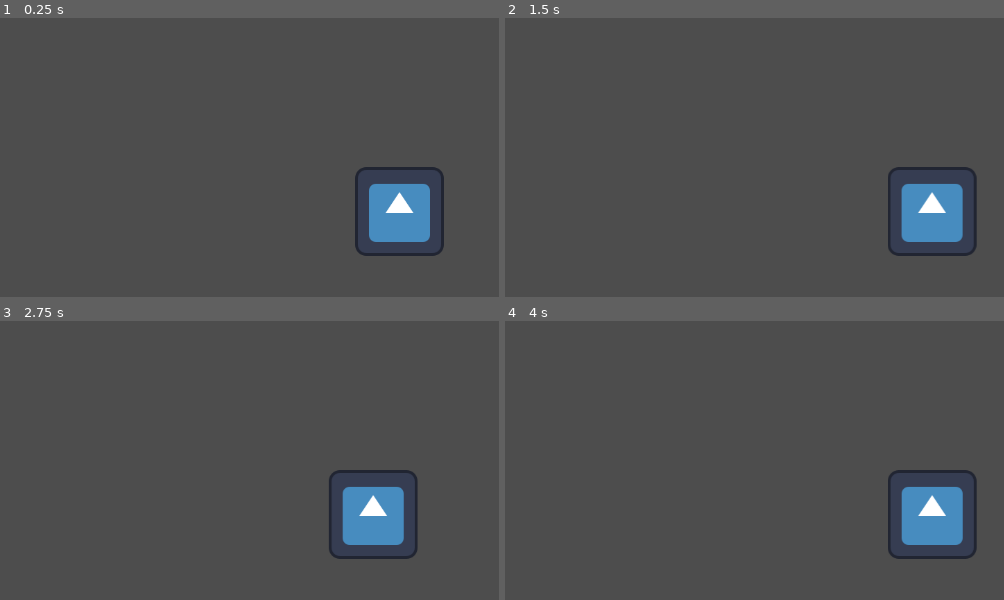
Above: before the commit, frames 1-4 (two rows, left to right).
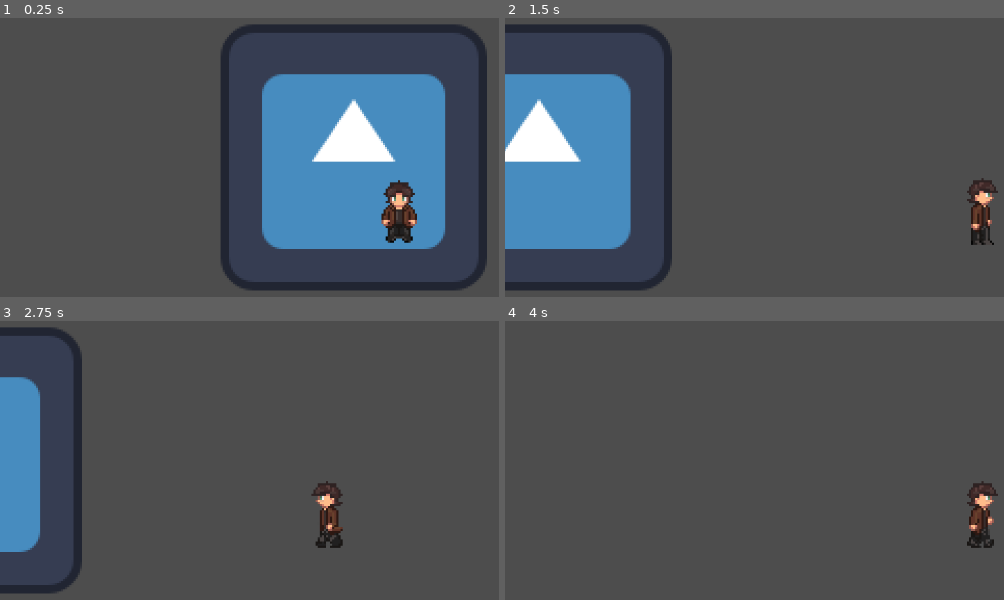
Above: after the commit, the same moments.

Repository: KirillMitjurin/gamejam2025scratch
Game: Godot game, scene res://scenes/player_test.tscn
Same seed, same stepped clock (60 frames per second), same inputs: the game is played once before the commit and once after it. The engine's default icon, where the game draws it, is replaced by a stand-in: a white triangle on a blue panel in a dark square.
Inputs:
- Up to frame 1 (0.25 s): no input
- Up to frame 2 (1.5 s): tap Enter (ui_accept) at 0.5, 0.6, 0.77, 1.07, 1.35 s; hold Right (ui_right) from 0.53 s (still down)
- Up to frame 3 (2.75 s): tap Enter (ui_accept) at 1.52, 1.82, 2.1 s; release Right (ui_right) at 2.03 s; hold Left (ui_left) from 2.03 s (still down)
- Up to frame 4 (4 s): release Left (ui_left) at 2.78 s; hold Right (ui_right) from 2.78 s (still down); tap Enter (ui_accept) at 2.85, 3.02, 3.32, 3.6, 3.77 s

The runs differ from the first frame. In frame 1, 28% of the frame differs, in the area x 44-98%, y 2-98%; in frame 2, 23%; in frame 3, 12%; in frame 4, 4.1%.

Commit message:
MC animations

Diff:
--- a/objects/player/player.gd
+++ b/objects/player/player.gd
@@ -4,37 +4,37 @@
 @export_range(0, 200)var speed = 200.0
 @export var jump_velocity = -400.0
 
-@onready var player_sprite : Sprite2D = $PlayerSprite2D
+@onready var player_sprite : AnimatedSprite2D = $PlayerSprite2D
 
 
-func _process(delta: float) -> void:
+func _physics_process(delta: float) -> void:
 
-	# Handle jump.
-	if Input.is_action_just_pressed("ui_accept") and is_on_floor():
-		velocity.y = jump_velocity
-
-	# Get the input direction and handle the movement/deceleration.
-	# As good practice, you should replace UI actions with custom gameplay actions.
+	#Movement implementation
 	var h_direction := Input.get_axis("ui_left", "ui_right")
 	if h_direction:
 		velocity.x = h_direction * speed
 	else:
 		velocity.x = move_toward(velocity.x, 0, speed)
-
 	var v_direction := Input.get_axis("ui_up", "ui_down")
 	if v_direction:
 		velocity.y = v_direction * speed
 	else:
 		velocity.y = move_toward(velocity.y, 0, speed)
 
-	if velocity.x > 0:
-		player_sprite.flip_h = true
+	# Player ANIMATION
+
+	if velocity.y < 0:
+		player_sprite.play("walking_up")
+	elif velocity.y > 0:
+		player_sprite.play("walking_down")
 	elif velocity.x < 0:
-		player_sprite.flip_h = false
+		player_sprite.play("walking_left")
+	elif velocity.x > 0:
+		player_sprite.play("walking_right")
 
-	#if abs(velocity.x) > 0:
-	#	player_sprite.play("run")
-	#else:
-	#	player_sprite.play("idle")
+
+
+	if velocity.x == 0 and velocity.y == 0:
+		player_sprite.play("idle")
 
 	move_and_slide()
--- a/objects/player/player.tscn
+++ b/objects/player/player.tscn
@@ -1,14 +1,178 @@
-[gd_scene load_steps=3 format=3 uid="uid://vguyrvic8o2k"]
+[gd_scene load_steps=36 format=3 uid="uid://vguyrvic8o2k"]
 
-[ext_resource type="Texture2D" uid="uid://bpt0gayi0r8ov" path="res://art/icon.svg" id="1_cqmt1"]
+[ext_resource type="Texture2D" uid="uid://c0m0lk5u06tcc" path="res://art/MCsprites/straight/1.png" id="1_x5bgp"]
+[ext_resource type="Texture2D" uid="uid://cga76ivhhniyk" path="res://art/MCsprites/straight/2.png" id="2_dthqj"]
+[ext_resource type="Texture2D" uid="uid://xljwmojijmhf" path="res://art/MCsprites/straight/3.png" id="3_xlkbi"]
+[ext_resource type="Texture2D" uid="uid://do2cg5117n5wc" path="res://art/MCsprites/straight/4.png" id="4_l55sg"]
+[ext_resource type="Texture2D" uid="uid://cdgje0dc67gqi" path="res://art/MCsprites/sideL/1.png" id="5_28utn"]
+[ext_resource type="Texture2D" uid="uid://dhye6engnyhcu" path="res://art/MCsprites/sideL/2.png" id="6_yyeqs"]
+[ext_resource type="Texture2D" uid="uid://joe21orbqys8" path="res://art/MCsprites/sideL/3.png" id="7_u8bnf"]
+[ext_resource type="Texture2D" uid="uid://cbrkwylq4f70f" path="res://art/MCsprites/sideL/4.png" id="8_lc6id"]
+[ext_resource type="Texture2D" uid="uid://bm30atcf04w44" path="res://art/MCsprites/sideR/1.png" id="9_tmow5"]
+[ext_resource type="Texture2D" uid="uid://d1u7e2ifj0324" path="res://art/MCsprites/sideR/2.png" id="10_r5k7d"]
+[ext_resource type="Texture2D" uid="uid://hrsfsaj58jmd" path="res://art/MCsprites/sideR/3.png" id="11_y35q5"]
+[ext_resource type="Texture2D" uid="uid://0jubdholpcuq" path="res://art/MCsprites/sideR/4.png" id="12_no36w"]
+[ext_resource type="Texture2D" uid="uid://b8jw8pkkbd2wn" path="res://art/MCsprites/back/1.png" id="13_tk20p"]
+[ext_resource type="Texture2D" uid="uid://fj2vtd50kmir" path="res://art/MCsprites/back/2.png" id="14_1g4tr"]
+[ext_resource type="Texture2D" uid="uid://bo2uadb5hhe66" path="res://art/MCsprites/back/3.png" id="15_ja0yg"]
+[ext_resource type="Texture2D" uid="uid://capvx5vmyl1ti" path="res://art/MCsprites/back/4.png" id="16_3nl4h"]
 
 [sub_resource type="RectangleShape2D" id="RectangleShape2D_fdpfy"]
-size = Vector2(128, 128)
+size = Vector2(18, 30)
+
+[sub_resource type="AtlasTexture" id="AtlasTexture_px1tj"]
+atlas = ExtResource("1_x5bgp")
+region = Rect2(6, 0, 17, 30)
+
+[sub_resource type="AtlasTexture" id="AtlasTexture_82b0h"]
+atlas = ExtResource("1_x5bgp")
+region = Rect2(6, 0, 17, 30)
+
+[sub_resource type="AtlasTexture" id="AtlasTexture_adk3m"]
+atlas = ExtResource("2_dthqj")
+region = Rect2(6, 0, 17, 30)
+
+[sub_resource type="AtlasTexture" id="AtlasTexture_jerem"]
+atlas = ExtResource("3_xlkbi")
+region = Rect2(6, 0, 17, 30)
+
+[sub_resource type="AtlasTexture" id="AtlasTexture_oqafc"]
+atlas = ExtResource("4_l55sg")
+region = Rect2(6, 0, 17, 30)
+
+[sub_resource type="AtlasTexture" id="AtlasTexture_b75n2"]
+atlas = ExtResource("5_28utn")
+region = Rect2(6, 0, 17, 32)
+
+[sub_resource type="AtlasTexture" id="AtlasTexture_h08is"]
+atlas = ExtResource("6_yyeqs")
+region = Rect2(6, 0, 17, 32)
+
+[sub_resource type="AtlasTexture" id="AtlasTexture_rgkrx"]
+atlas = ExtResource("7_u8bnf")
+region = Rect2(6, 0, 17, 32)
+
+[sub_resource type="AtlasTexture" id="AtlasTexture_ur8bd"]
+atlas = ExtResource("8_lc6id")
+region = Rect2(6, 0, 17, 32)
+
+[sub_resource type="AtlasTexture" id="AtlasTexture_x5bgp"]
+atlas = ExtResource("9_tmow5")
+region = Rect2(5, 0, 17, 32)
+
+[sub_resource type="AtlasTexture" id="AtlasTexture_dthqj"]
+atlas = ExtResource("10_r5k7d")
+region = Rect2(5, 0, 17, 32)
+
+[sub_resource type="AtlasTexture" id="AtlasTexture_xlkbi"]
+atlas = ExtResource("11_y35q5")
+region = Rect2(5, 0, 17, 32)
+
+[sub_resource type="AtlasTexture" id="AtlasTexture_l55sg"]
+atlas = ExtResource("12_no36w")
+region = Rect2(5, 0, 17, 32)
+
+[sub_resource type="AtlasTexture" id="AtlasTexture_i5nhc"]
+atlas = ExtResource("13_tk20p")
+region = Rect2(6, 0, 17, 32)
+
+[sub_resource type="AtlasTexture" id="AtlasTexture_b8ou8"]
+atlas = ExtResource("14_1g4tr")
+region = Rect2(6, 0, 17, 32)
+
+[sub_resource type="AtlasTexture" id="AtlasTexture_jb05b"]
+atlas = ExtResource("15_ja0yg")
+region = Rect2(6, 0, 17, 32)
+
+[sub_resource type="AtlasTexture" id="AtlasTexture_n64vp"]
+atlas = ExtResource("16_3nl4h")
+region = Rect2(5, 0, 17, 32)
+
+[sub_resource type="SpriteFrames" id="SpriteFrames_bwbw2"]
+animations = [{
+"frames": [{
+"duration": 1.0,
+"texture": SubResource("AtlasTexture_px1tj")
+}],
+"loop": true,
+"name": &"idle",
+"speed": 5.0
+}, {
+"frames": [{
+"duration": 1.0,
+"texture": SubResource("AtlasTexture_82b0h")
+}, {
+"duration": 1.0,
+"texture": SubResource("AtlasTexture_adk3m")
+}, {
+"duration": 1.0,
+"texture": SubResource("AtlasTexture_jerem")
+}, {
+"duration": 1.0,
+"texture": SubResource("AtlasTexture_oqafc")
+}],
+"loop": true,
+"name": &"walking_down",
+"speed": 5.0
+}, {
+"frames": [{
+"duration": 1.0,
+"texture": SubResource("AtlasTexture_b75n2")
+}, {
+"duration": 1.0,
+"texture": SubResource("AtlasTexture_h08is")
+}, {
+"duration": 1.0,
+"texture": SubResource("AtlasTexture_rgkrx")
+}, {
+"duration": 1.0,
+"texture": SubResource("AtlasTexture_ur8bd")
+}],
+"loop": true,
+"name": &"walking_left",
+"speed": 5.0
+}, {
+"frames": [{
+"duration": 1.0,
+"texture": SubResource("AtlasTexture_x5bgp")
+}, {
+"duration": 1.0,
+"texture": SubResource("AtlasTexture_dthqj")
+}, {
+"duration": 1.0,
+"texture": SubResource("AtlasTexture_xlkbi")
+}, {
+"duration": 1.0,
+"texture": SubResource("AtlasTexture_l55sg")
+}],
+"loop": true,
+"name": &"walking_right",
+"speed": 5.0
+}, {
+"frames": [{
+"duration": 1.0,
+"texture": SubResource("AtlasTexture_i5nhc")
+}, {
+"duration": 1.0,
+"texture": SubResource("AtlasTexture_b8ou8")
+}, {
+"duration": 1.0,
+"texture": SubResource("AtlasTexture_jb05b")
+}, {
+"duration": 1.0,
+"texture": SubResource("AtlasTexture_n64vp")
+}],
+"loop": true,
+"name": &"walking_up",
+"speed": 5.0
+}]
 
 [node name="Player" type="CharacterBody2D"]
 
-[node name="PlayerSprite2D" type="Sprite2D" parent="."]
-texture = ExtResource("1_cqmt1")
-
 [node name="CollisionShape2D" type="CollisionShape2D" parent="."]
 shape = SubResource("RectangleShape2D_fdpfy")
+
+[node name="PlayerSprite2D" type="AnimatedSprite2D" parent="."]
+sprite_frames = SubResource("SpriteFrames_bwbw2")
+animation = &"walking_left"
+frame_progress = 0.12994076
--- a/project.godot
+++ b/project.godot
@@ -49,3 +49,7 @@
 , Object(InputEventKey,"resource_local_to_scene":false,"resource_name":"","device":-1,"window_id":0,"alt_pressed":false …(183 unchanged characters)…
 ]
 }
+
+[rendering]
+
+textures/canvas_textures/default_texture_filter=0
--- a/scenes/player_test.tscn
+++ b/scenes/player_test.tscn
@@ -1,5 +1,6 @@
-[gd_scene load_steps=3 format=3 uid="uid://s13tjna5afkf"]
+[gd_scene load_steps=4 format=3 uid="uid://s13tjna5afkf"]
 
+[ext_resource type="Texture2D" uid="uid://bpt0gayi0r8ov" path="res://art/icon.svg" id="1_a8v3n"]
 [ext_resource type="PackedScene" uid="uid://vguyrvic8o2k" path="res://objects/player/player.tscn" id="1_fdpfy"]
 [ext_resource type="Script" uid="uid://bcus32sb27hu1" path="res://objects/player/player.gd" id="2_6p80c"]
 
@@ -9,5 +10,11 @@
 script = ExtResource("2_6p80c")
 
 [node name="Camera2D" type="Camera2D" parent="Player"]
+zoom = Vector2(3, 3)
 process_callback = 0
 position_smoothing_enabled = true
+
+[node name="Icon" type="Sprite2D" parent="."]
+z_index = -50
+position = Vector2(-22, -26)
+texture = ExtResource("1_a8v3n")
